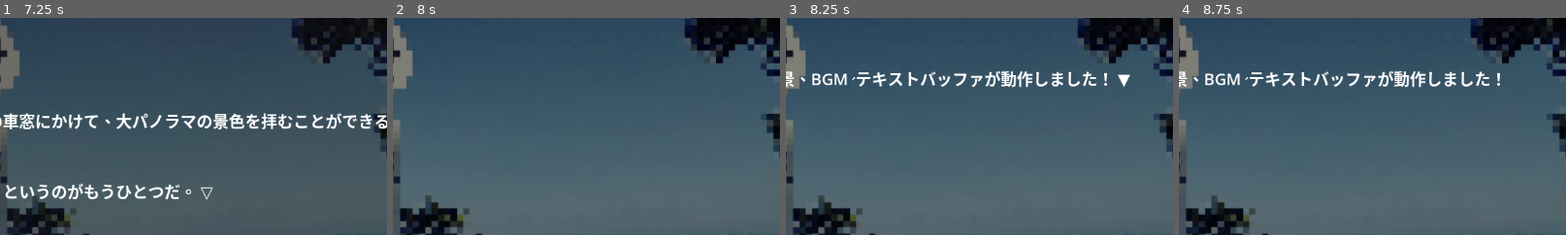
Above: before the commit, frames 1-4 (left to right).
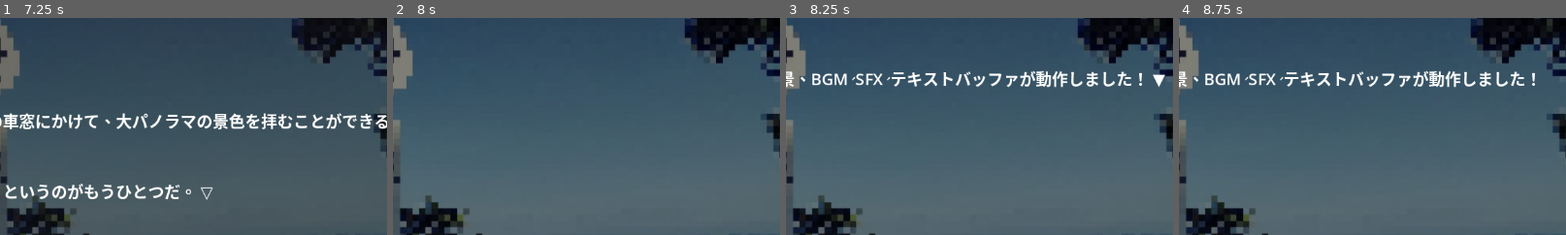
Above: after the commit, the same moments.

Repository: azukigame-s/kiminokoe
Game: Godot game, scene res://scenes/test_scenario_engine.tscn
The game is run twice, just before and just after one commit, with the same random seed, the same clock (stepped at 60 frames per second) and the same inputs. This scene is started directly instead of the project's main scene.
Inputs (mouse positions are % of the whole screen's width and height, from its top left):
- Up to frame 1 (7.25 s): tap Enter at 0.5, 0.6, 4.35, 5.75 s; move the mouse to (72, 45) at 0.52 s; hold D 0.53-1.28 s; click (72, 45) at 0.67 s; tap Space at 0.77, 1.52, 3.02, 3.77, 4.52, 5, 6.02, 6.77 s; move the mouse to (30, 55) at 1.27 s; hold Down 1.28-2.03 s; tap B at 1.35, 5.1 s; move the mouse to (60, 28) at 2.02 s; hold D 2.03-2.78 s; tap C at 2.1, 5.85 s; move the mouse to (45, 70) at 2.77 s; hold Up 2.78-3.53 s; tap E at 2.85, 6.6 s; click (45, 70) at 2.92 s; move the mouse to (80, 65) at 3.52 s; hold A 3.53-5.03 s; tap Ctrl at 3.6 s; move the mouse to (20, 35) at 4.27 s; move the mouse to (55, 50) at 5.02 s; hold Down 5.03-5.78 s; click (55, 50) at 5.17 s; move the mouse to (35, 25) at 5.77 s; hold D 5.78-6.53 s; move the mouse to (72, 45) at 6.52 s; hold Up from 6.53 s (still down)
- Up to frame 2 (8 s): move the mouse to (30, 55) at 7.27 s; release Up at 7.28 s; hold D from 7.28 s (still down); tap Ctrl at 7.35 s; click (30, 55) at 7.42 s; tap Space at 7.52 s
- Up to frame 3 (8.25 s): move the mouse to (60, 28) at 8.02 s; release D at 8.03 s; hold Down from 8.03 s (still down); tap Enter at 8.1 s
- Up to frame 4 (8.75 s): keep holding Down
The pictures show only the part of the screen within x 33-82%, y 0-50%; the shares and areas given below are measured in that part.

Frames 1-2 are identical in both runs. In frame 3, 2.9% of the frame differs, in the area x 18-98%, y 24-33%; in frame 4, 2.7%.

Commit message:
🚧 SE周りの再実装

Diff:
--- a/scripts/test_scenario_engine.gd
+++ b/scripts/test_scenario_engine.gd
@@ -184,6 +184,11 @@
 			"type": "background",
 			"path": "res://assets/backgrounds/busstop.jpg"
 		},
+		# SE再生テスト
+		{
+			"type": "sfx",
+			"path": "res://assets/sounds/sample_sfx.mp3"
+		},
 		# 新しいページ
 		{
 			"type": "dialogue",
@@ -193,7 +198,7 @@
 		# テスト完了
 		{
 			"type": "dialogue",
-			"text": "【Step 2 テスト完了】背景、BGM、テキストバッファが動作しました！",
+			"text": "【Step 2 テスト完了】背景、BGM、SFX、テキストバッファが動作しました！",
 			"new_page": true
 		}
 	]
Not shown, changed: documents/handoff_instructions.md
